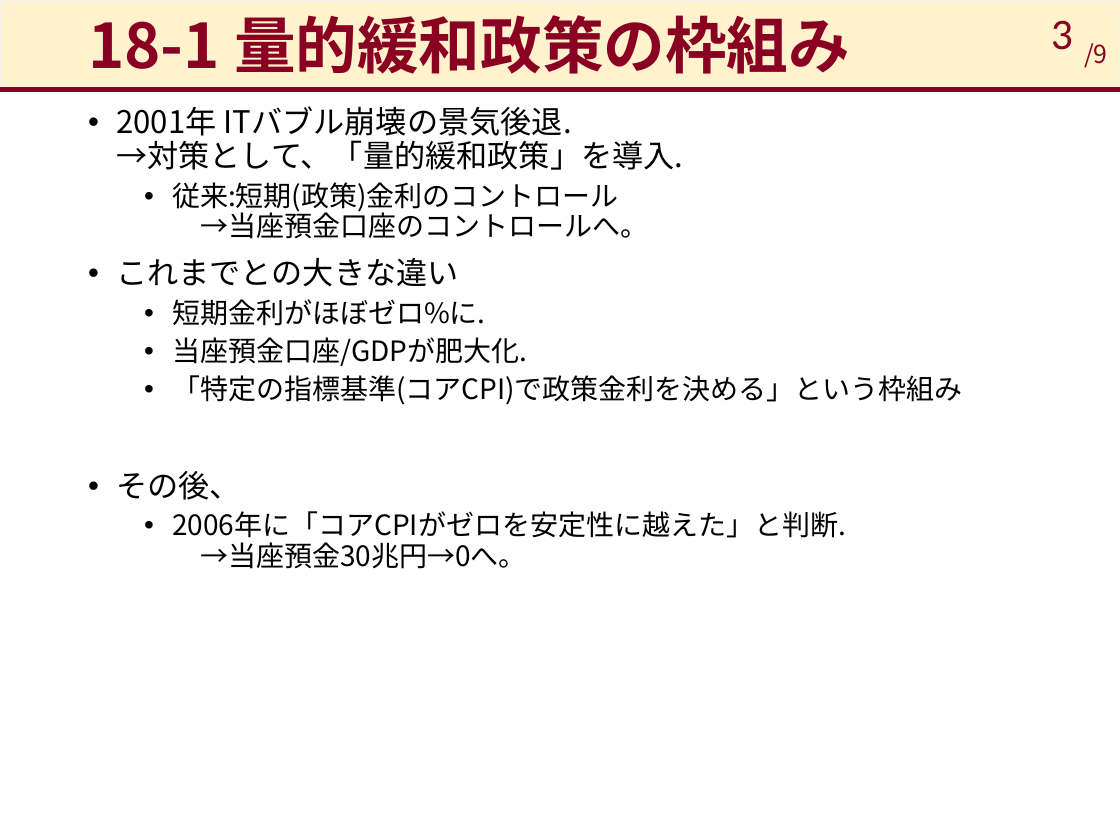
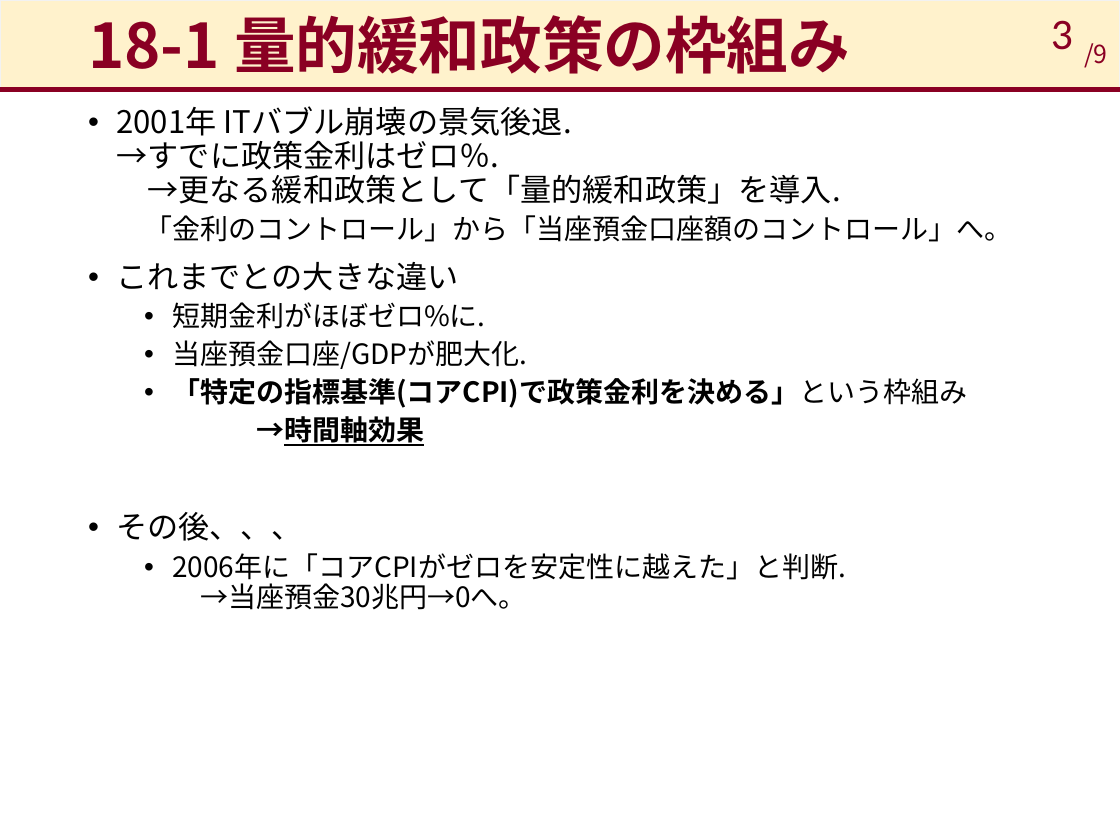
Before and after one commit to takashiikai1991/shirakawa, a slide deck: slide 3 of Sec_18/現代の金融政策_18.pptx. Drawn at 1120x840 pixels with LibreOffice and Linux fonts; fonts in the diff are those of the drawing. Boxes give left, top, right and bottom in pixels: in the first picture for what was removed or moved away, otherwise in the second. Text is boxed around its words. In the diff, an @@ line names an element or a change of style, - is before the commit and + after.

```diff
--- a/Sec_18/現代の金融政策_18.pptx
+++ b/Sec_18/現代の金融政策_18.pptx
@@ text at (116, 106, 1012, 242): text changed @@
-• 2001年 ITバブル崩壊の景気後退.
-  →対策として、「量的緩和政策」を導入.
-  • 従来:短期(政策)金利のコントロール
-    →当座預金口座のコントロールへ。
+• 2001年 ITバブル崩壊の景気後退.
+  →すでに政策金利はゼロ％.
+  →更なる緩和政策として「量的緩和政策」を導入.
+  「金利のコントロール」から「当座預金口座額のコントロール」へ。
@@ text at (172, 378, 967, 408): bold on in "「特定の指標基準(コアCPI)で政策金利を決める」という枠組み" @@
@@ text at (116, 416, 424, 541): text changed; size 20 to 18 pt; bold on @@
-• その後、
+  →時間軸効果
+• その後、、、
```
Also in this commit, not shown: 4 other slides changed, 1 other file.
